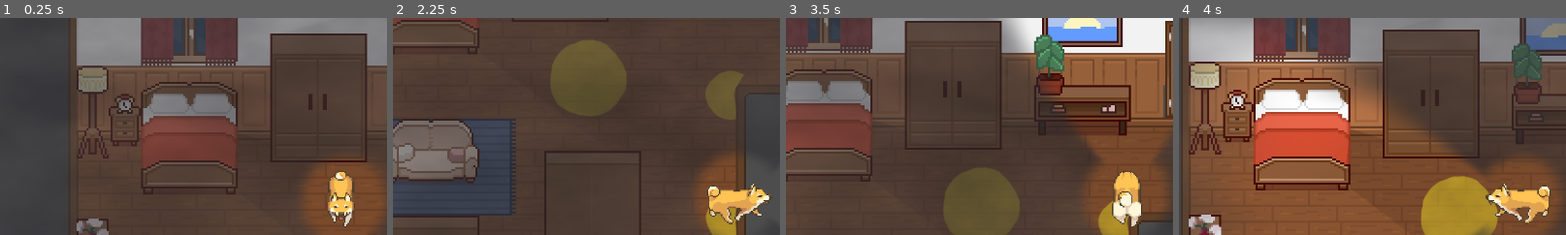
Above: before the commit, frames 1-4 (left to right).
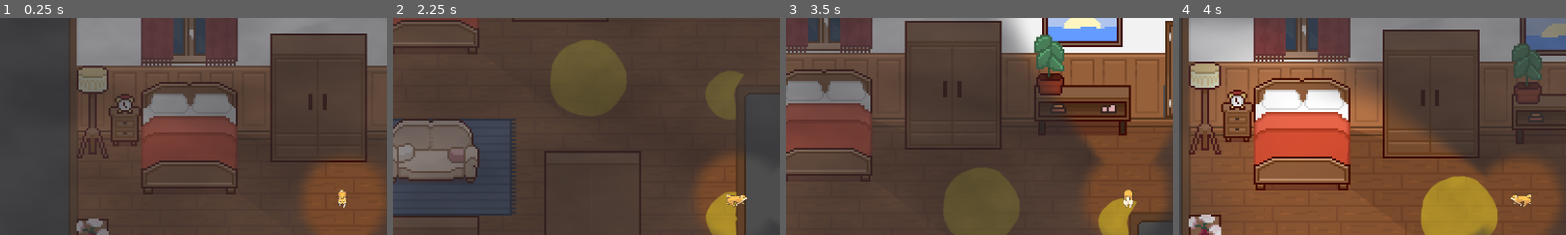
Above: after the commit, the same moments.

Repository: ethantheb/jammers
Game: Godot game, scene res://scenes/bedroom.tscn
The game is run twice, just before and just after one commit, with the same random seed, the same clock (stepped at 60 frames per second) and the same inputs.
Inputs:
- Up to frame 1 (0.25 s): no input
- Up to frame 2 (2.25 s): tap Enter at 0.5 s; hold Right (ui_right) 0.53-1.28 s; hold Q 0.53-1.28 s; hold Down (ui_down) 1.28-2.03 s; tap Q at 1.35 s; hold Right (ui_right) from 2.03 s (still down); hold Q from 2.03 s (still down)
- Up to frame 3 (3.5 s): release Right (ui_right) at 2.78 s; release Q at 2.78 s; hold Up (ui_up) from 2.78 s (still down); tap Q at 2.85 s
- Up to frame 4 (4 s): release Up (ui_up) at 3.53 s; hold Left (ui_left) from 3.53 s (still down); hold Q from 3.53 s (still down)
The pictures show only the part of the screen within x 6-56%, y 8-58%; the shares and areas given below are measured in that part.

The runs differ from the first frame. In frame 1, 1.3% of the frame differs, in the area x 84-92%, y 70-97%; in frame 2, 1.7%, in the area x 81-98%, y 76-96%; in frame 3, 1.4%; in frame 4, 1.7%.

Commit message:
malware_mode

Diff:
--- a/project.godot
+++ b/project.godot
@@ -23,6 +23,11 @@
 
 HUD="*res://scenes/hud.tscn"
 Game="*res://scripts/game.gd"
+
+[display]
+
+window/size/transparent=true
+window/per_pixel_transparency/allowed=true
 
 [dotnet]
 
@@ -89,3 +94,4 @@
 rendering_device/driver.windows="d3d12"
 renderer/rendering_method="gl_compatibility"
 renderer/rendering_method.mobile="gl_compatibility"
+viewport/transparent_background=true
--- /dev/null
+++ b/scenes/not_malware.tscn
@@ -0,0 +1,12 @@
+[gd_scene format=3 uid="uid://dgxfkx3s6vtq7"]
+
+[ext_resource type="PackedScene" uid="uid://c55ktvtf07pxx" path="res://scenes/player.tscn" id="1_cixhu"]
+[ext_resource type="PackedScene" uid="uid://jojwr8hipdsc" path="res://scenes/portal.tscn" id="2_pw5cx"]
+
+[node name="NotMalware" type="Node2D" unique_id=1286426898]
+
+[node name="Player" parent="." unique_id=191629362 instance=ExtResource("1_cixhu")]
+malware_mode = true
+
+[node name="Portal" parent="." unique_id=1687689144 instance=ExtResource("2_pw5cx")]
+position = Vector2(0, 69)
--- a/scenes/player.tscn
+++ b/scenes/player.tscn
@@ -1755,7 +1755,6 @@
 [node name="Dog" type="AnimatedSprite2D" parent="." unique_id=2037254690]
 z_index = 1
 y_sort_enabled = true
-scale = Vector2(3, 3)
 sprite_frames = SubResource("SpriteFrames_smehm")
 animation = &"dog_idle_up"
 
--- a/scripts/player.gd
+++ b/scripts/player.gd
@@ -37,6 +37,9 @@
 @export var pee_puddle_scene: PackedScene = preload("res://scenes/slop_puddle.tscn")
 @export var pee_puddle_color: Color = Color(0.86, 0.76, 0.16, 0.62)
 @export var dog_mode: bool = false
+
+@export var malware_mode: bool = false
+@export var malware_move_multiplier: float = 3.3
 
 @export var walk_noise_dps = 0.1
 @export var piss_noise_dps = 0.3
@@ -66,6 +69,7 @@
 
 func _ready() -> void:
 	set_dog_mode(dog_mode)
+	set_malware_mode(malware_mode)
 	_ensure_pee_action()
 	randomize()
 
@@ -97,17 +101,27 @@
 	if dog:
 		dog.visible = enabled
 
+func set_malware_mode(enabled: bool) -> void:
+	malware_mode = enabled
+	var _rid = get_tree().get_root().get_viewport_rid()
+	RenderingServer.viewport_set_transparent_background(_rid, enabled)
+	get_tree().get_root().set_transparent_background(enabled)
+	DisplayServer.window_set_flag(DisplayServer.WINDOW_FLAG_TRANSPARENT, enabled)
+
 func _physics_process(delta: float) -> void:
 	if is_sleeping:
 		return
 	var direction := Input.get_vector("ui_left", "ui_right", "ui_up", "ui_down")
 	_update_slop_from_puddles()
+
+
+	# movement
+	var movement: String = "walk"
 
 	var speed = SPEED
 	if is_being_chased:
 		speed += CHASE_SPEED_BONUS
 	velocity = direction * speed * slop_slow_factor
-	var movement: String = "walk"
 	if Input.is_action_pressed("ui_sprint"):
 		movement = "run"
 		velocity *= 2
@@ -120,6 +134,11 @@
 			if audio:
 				audio.stream = _bump_sound
 				audio.play()
+
+	if malware_mode:
+		var dpos = global_position - _prev_position
+		get_window().position += Vector2i(dpos * malware_move_multiplier)
+
 	_prev_position = global_position
 
 	# Movement sound and animation
